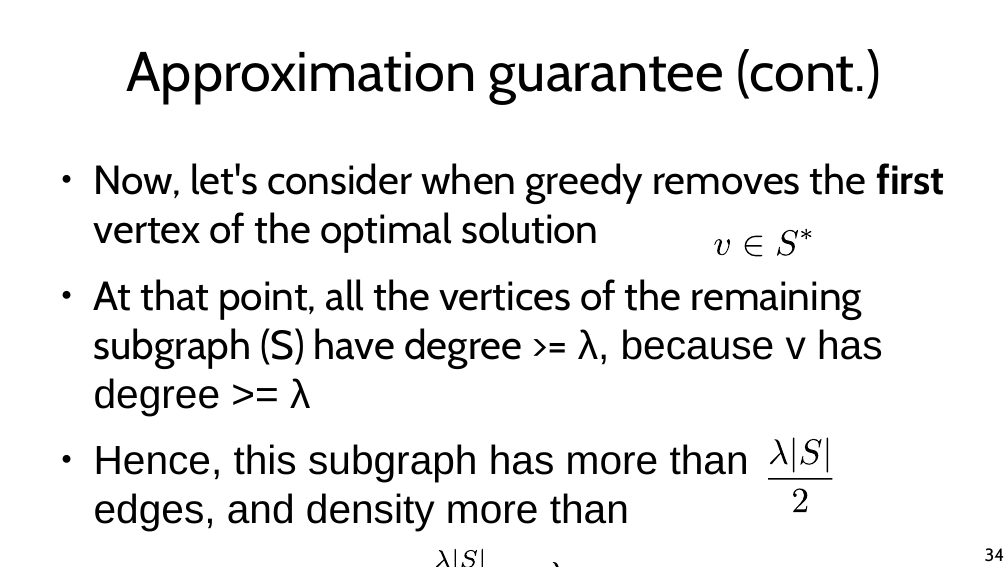
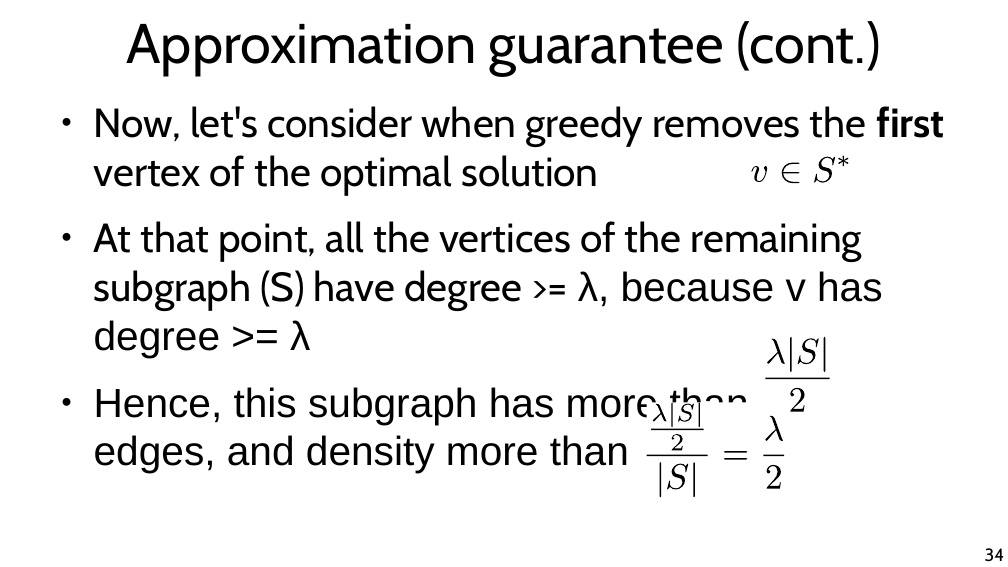
Before and after one commit to chatox/networks-science-course, a slide deck: slide 34 of theory/tt13_dense_subgraphs.odp. Drawn at 1008x567 pixels with LibreOffice and Linux fonts; fonts in the diff are those of the drawing. Boxes give left, top, right and bottom in pixels: in the first picture for what was removed or moved away, otherwise in the second. Text is boxed around its words. In the diff, an @@ line names an element or a change of style, - is before the commit and + after.

Commit message:
Charikar's algorithm

```diff
--- a/theory/tt13_dense_subgraphs.odp
+++ b/theory/tt13_dense_subgraphs.odp
@@ title "Approximation guarantee (cont.)": place and size @@
-title "Approximation guarantee (cont.)" at bbox=[126, 49, 880, 103]
+title "Approximation guarantee (cont.)" at bbox=[126, 21, 880, 76]
@@ text "Now, let's consider when greedy ...": place and size @@
-text "Now, let's consider when greedy ..." at bbox=[94, 163, 945, 531]
+text "Now, let's consider when greedy ..." at bbox=[94, 106, 945, 473]
@@ text "Now, let's consider when greedy ..." at bbox=[94, 106, 945, 473]: bold on in "Hence this is a 2-approximate algorithm"; bullet ● to none @@
@@ freeform shape: place and size @@
-freeform shape at bbox=[714, 239, 730, 255]
+freeform shape at bbox=[752, 166, 767, 182]
@@ freeform shape: place and size @@
-freeform shape at bbox=[777, 230, 799, 255]
+freeform shape at bbox=[782, 163, 800, 184]
@@ freeform shape added at bbox=[814, 156, 835, 182], fill #000000 @@
@@ freeform shape: place and size @@
-freeform shape at bbox=[801, 229, 811, 240]
+freeform shape at bbox=[838, 155, 848, 166]
@@ freeform shape: place and size @@
-freeform shape at bbox=[768, 437, 832, 512]
+freeform shape at bbox=[766, 337, 830, 412]
@@ freeform shape: place and size @@
-freeform shape at bbox=[745, 236, 763, 257]
+freeform shape at bbox=[767, 338, 785, 363]
@@ freeform shape added at bbox=[790, 337, 792, 372], fill #000000 @@
@@ freeform shape added at bbox=[798, 338, 819, 364], fill #000000 @@
@@ freeform shape: place and size @@
-freeform shape at bbox=[827, 437, 829, 473]
+freeform shape at bbox=[824, 337, 826, 372]
@@ freeform shape added at bbox=[766, 378, 830, 380], fill #000000 @@
@@ freeform shape: place and size @@
-freeform shape at bbox=[800, 439, 821, 465]
+freeform shape at bbox=[790, 388, 805, 412]
@@ 5 freeform shapes: place and size @@
-5 freeform shapes at bbox=[430, 549, 567, 567]
+5 freeform shapes at bbox=[647, 402, 784, 498]
@@ freeform shape: place and size @@
-freeform shape at bbox=[770, 439, 788, 464]
+freeform shape at bbox=[766, 416, 783, 441]
@@ freeform shape: place and size @@
-freeform shape at bbox=[768, 478, 832, 480]
+freeform shape at bbox=[647, 455, 708, 456]
@@ freeform shape: place and size @@
-freeform shape at bbox=[549, 563, 566, 567]
+freeform shape at bbox=[667, 464, 688, 489]
@@ freeform shape: place and size @@
-freeform shape at bbox=[793, 437, 795, 473]
+freeform shape at bbox=[693, 462, 695, 498]
@@ group added at bbox=[651, 429, 785, 498]: 5 freeform shapes @@
@@ freeform shape: place and size @@
-freeform shape at bbox=[793, 488, 808, 512]
+freeform shape at bbox=[767, 465, 781, 488]
```
Also in this commit, not shown: 11 other slides changed, 3 slides added, 3 slides removed.
